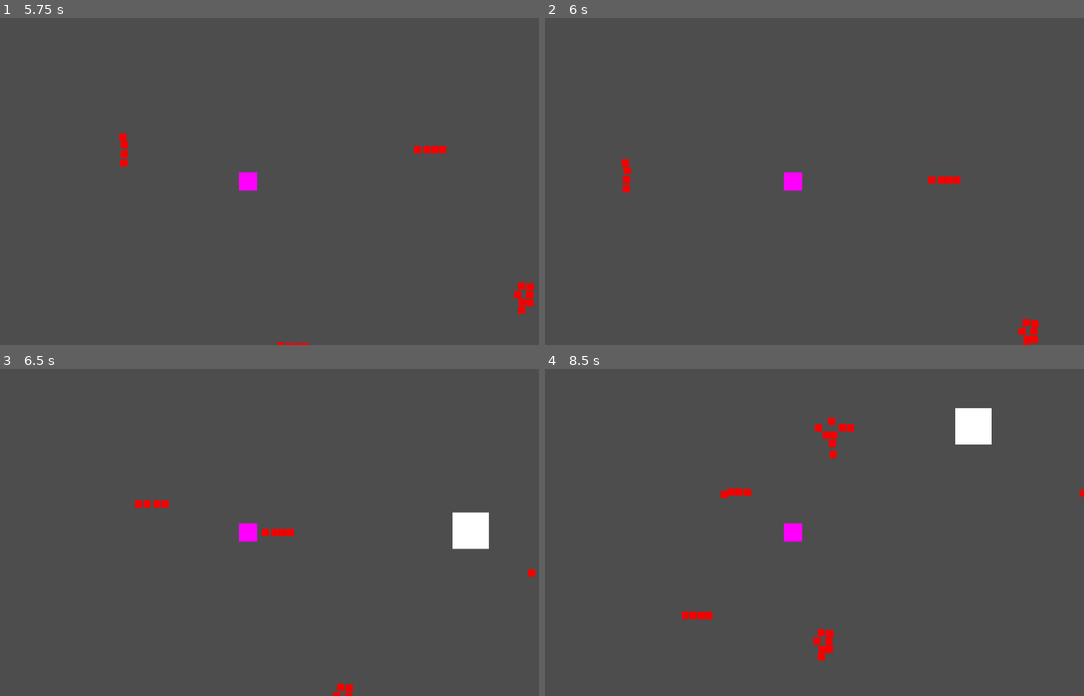
Above: before the commit, frames 1-4 (two rows, left to right).
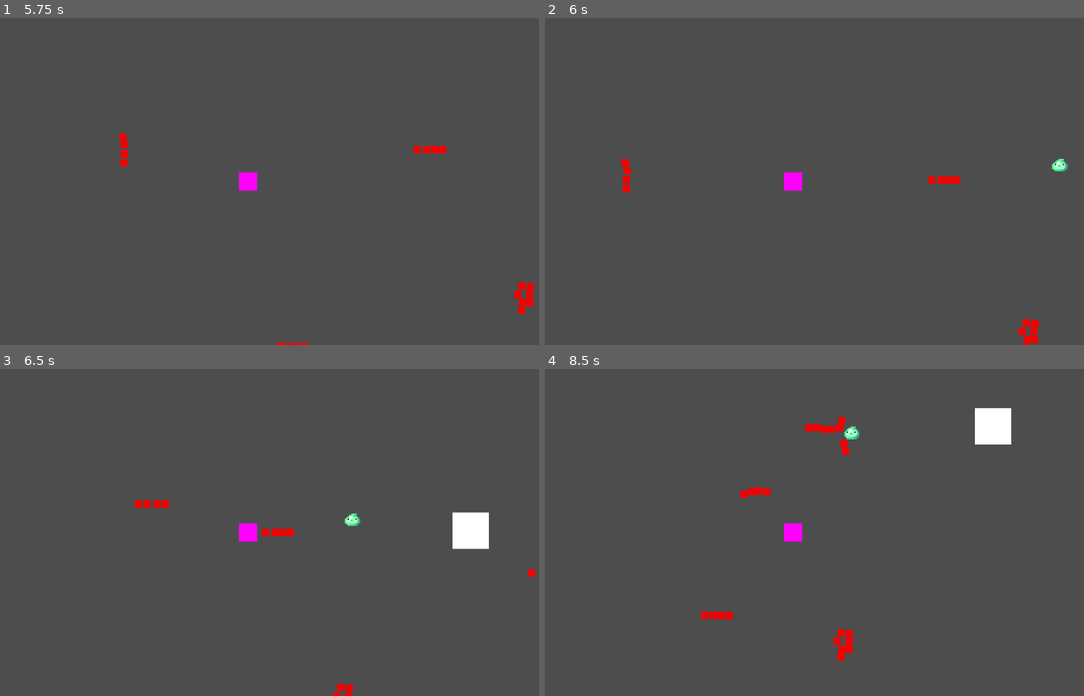
Above: after the commit, the same moments.

Repository: NicolasRaf/Defenders-Lovers
Game: Godot game, scene res://scenes/world.tscn
Same seed, same stepped clock (60 frames per second), same inputs: the game is played once before the commit and once after it.
Inputs (mouse positions are in pixels of both pictures, inside the frame that each line leads up to):
- Up to frame 1 (5.75 s): tap Enter (ui_accept) at 0.5, 0.77, 1.52, 3.02, 3.77, 4.52 s; move the mouse to (220, 246) at 0.52 s; hold W (move_up) 0.53-2.03 s; move the mouse to (420, 230) at 1.27 s; move the mouse to (75, 132) at 2.02 s; hold A (move_left) 2.03-3.53 s; move the mouse to (274, 181) at 2.77 s; move the mouse to (161, 99) at 3.52 s; hold S (move_down) 3.53-4.28 s; move the mouse to (377, 165) at 4.27 s; hold D (move_right) 4.28-5.03 s; move the mouse to (129, 197) at 5.02 s; hold W (move_up) from 5.03 s (still down)
- Up to frame 2 (6 s): move the mouse to (852, 109) at 5.77 s; release W (move_up) at 5.78 s; hold D (move_right) from 5.78 s (still down)
- Up to frame 3 (6.5 s): keep holding D (move_right); tap Enter (ui_accept) at 6.02 s
- Up to frame 4 (8.5 s): move the mouse to (765, 597) at 6.52 s; tap Enter (ui_accept) at 6.77, 7.52 s; move the mouse to (965, 581) at 7.27 s; move the mouse to (620, 483) at 8.02 s; release D (move_right) at 8.03 s; hold S (move_down) from 8.03 s (still down)

Frame 1 is identical in both runs. In frame 2, less than 0.1% of the frame differs, in the area x 94-98%, y 43-47%; in frame 3, less than 0.1%; in frame 4, 2.1%, in the area x 25-100%, y 12-90%.
Error before the commit: Parse Error: Could not preload resource file "res://scenes/enemy.tscn". (res://scripts/enemysspawner.gd:4)

Commit message:
Fix: Error assest of enemy spawner

Diff:
--- a/scenes/enemy.tscn
+++ b/scenes/enemy.tscn
@@ -1,17 +1,80 @@
-[gd_scene load_steps=6 format=3 uid="uid://dgi4ipffxyhgg"]
+[gd_scene load_steps=15 format=3 uid="uid://dgi4ipffxyhgg"]
 
-[ext_resource type="Texture2D" uid="uid://bvid60vuf413i" path="res://assets/1/Fall.png" id="1_aa43t"]
 [ext_resource type="Script" path="res://scripts/enemy.gd" id="1_tvhx7"]
+[ext_resource type="Texture2D" uid="uid://cqpotglp4n0lh" path="res://assets/enemys/slime spritesheet calciumtrice.png" id="2_t7u86"]
 
-[sub_resource type="AtlasTexture" id="AtlasTexture_yjsov"]
-atlas = ExtResource("1_aa43t")
-region = Rect2(0, 0, 48, 48)
+[sub_resource type="AtlasTexture" id="AtlasTexture_ky2nt"]
+atlas = ExtResource("2_t7u86")
+region = Rect2(0, 11, 32, 31)
+
+[sub_resource type="AtlasTexture" id="AtlasTexture_6fr8t"]
+atlas = ExtResource("2_t7u86")
+region = Rect2(32, 11, 32, 31)
+
+[sub_resource type="AtlasTexture" id="AtlasTexture_txnnb"]
+atlas = ExtResource("2_t7u86")
+region = Rect2(64, 11, 32, 31)
+
+[sub_resource type="AtlasTexture" id="AtlasTexture_60bqm"]
+atlas = ExtResource("2_t7u86")
+region = Rect2(96, 11, 32, 31)
+
+[sub_resource type="AtlasTexture" id="AtlasTexture_autqa"]
+atlas = ExtResource("2_t7u86")
+region = Rect2(128, 11, 32, 31)
+
+[sub_resource type="AtlasTexture" id="AtlasTexture_ny4qa"]
+atlas = ExtResource("2_t7u86")
+region = Rect2(160, 11, 32, 31)
+
+[sub_resource type="AtlasTexture" id="AtlasTexture_fuyxp"]
+atlas = ExtResource("2_t7u86")
+region = Rect2(192, 11, 32, 31)
+
+[sub_resource type="AtlasTexture" id="AtlasTexture_loi8a"]
+atlas = ExtResource("2_t7u86")
+region = Rect2(224, 11, 32, 31)
+
+[sub_resource type="AtlasTexture" id="AtlasTexture_bdbas"]
+atlas = ExtResource("2_t7u86")
+region = Rect2(256, 11, 32, 31)
+
+[sub_resource type="AtlasTexture" id="AtlasTexture_gj1v1"]
+atlas = ExtResource("2_t7u86")
+region = Rect2(288, 11, 32, 31)
 
 [sub_resource type="SpriteFrames" id="SpriteFrames_4pd8x"]
 animations = [{
 "frames": [{
 "duration": 1.0,
-"texture": SubResource("AtlasTexture_yjsov")
+"texture": SubResource("AtlasTexture_ky2nt")
+}, {
+"duration": 1.0,
+"texture": SubResource("AtlasTexture_6fr8t")
+}, {
+"duration": 1.0,
+"texture": SubResource("AtlasTexture_txnnb")
+}, {
+"duration": 1.0,
+"texture": SubResource("AtlasTexture_60bqm")
+}, {
+"duration": 1.0,
+"texture": SubResource("AtlasTexture_autqa")
+}, {
+"duration": 1.0,
+"texture": SubResource("AtlasTexture_ny4qa")
+}, {
+"duration": 1.0,
+"texture": SubResource("AtlasTexture_fuyxp")
+}, {
+"duration": 1.0,
+"texture": SubResource("AtlasTexture_loi8a")
+}, {
+"duration": 1.0,
+"texture": SubResource("AtlasTexture_bdbas")
+}, {
+"duration": 1.0,
+"texture": SubResource("AtlasTexture_gj1v1")
 }],
 "loop": true,
 "name": &"default",
@@ -19,14 +82,15 @@
 }]
 
 [sub_resource type="RectangleShape2D" id="RectangleShape2D_njdm1"]
-size = Vector2(20, 24)
+size = Vector2(20, 15)
 
 [node name="enemy" type="CharacterBody2D"]
 script = ExtResource("1_tvhx7")
 
 [node name="AnimatedSprite2D" type="AnimatedSprite2D" parent="."]
+scale = Vector2(1.4, 1.4)
 sprite_frames = SubResource("SpriteFrames_4pd8x")
 
 [node name="CollisionShape2D" type="CollisionShape2D" parent="."]
-position = Vector2(0, 8)
+position = Vector2(0, 0.5)
 shape = SubResource("RectangleShape2D_njdm1")
--- a/scenes/enemysspawner.tscn
+++ b/scenes/enemySpawner.tscn
@@ -1,6 +1,6 @@
 [gd_scene load_steps=2 format=3 uid="uid://bg418oocjac22"]
 
-[ext_resource type="Script" path="res://scripts/enemysspawner.gd" id="1_4am0v"]
+[ext_resource type="Script" path="res://scripts/enemySpawner.gd" id="1_4am0v"]
 
 [node name="Enemysspawner" type="Node2D"]
 script = ExtResource("1_4am0v")
--- a/scenes/world.tscn
+++ b/scenes/world.tscn
@@ -1,7 +1,7 @@
 [gd_scene load_steps=3 format=3 uid="uid://cupv0hc2jmxbj"]
 
 [ext_resource type="PackedScene" uid="uid://b27n8i3012nih" path="res://scenes/player.tscn" id="1_xkf3l"]
-[ext_resource type="PackedScene" path="res://scenes/enemysspawner.tscn" id="2_tga13"]
+[ext_resource type="PackedScene" uid="uid://bg418oocjac22" path="res://scenes/enemySpawner.tscn" id="2_tga13"]
 
 [node name="World" type="Node2D"]
 
@@ -13,5 +13,5 @@
 
 [node name="Player" parent="." instance=ExtResource("1_xkf3l")]
 
-[node name="Enemysspawner" parent="." instance=ExtResource("2_tga13")]
+[node name="EnemySpawner" parent="." instance=ExtResource("2_tga13")]
 position = Vector2(-7, -37)
Renamed: scripts/enemysspawner.gd -> scripts/enemySpawner.gd
